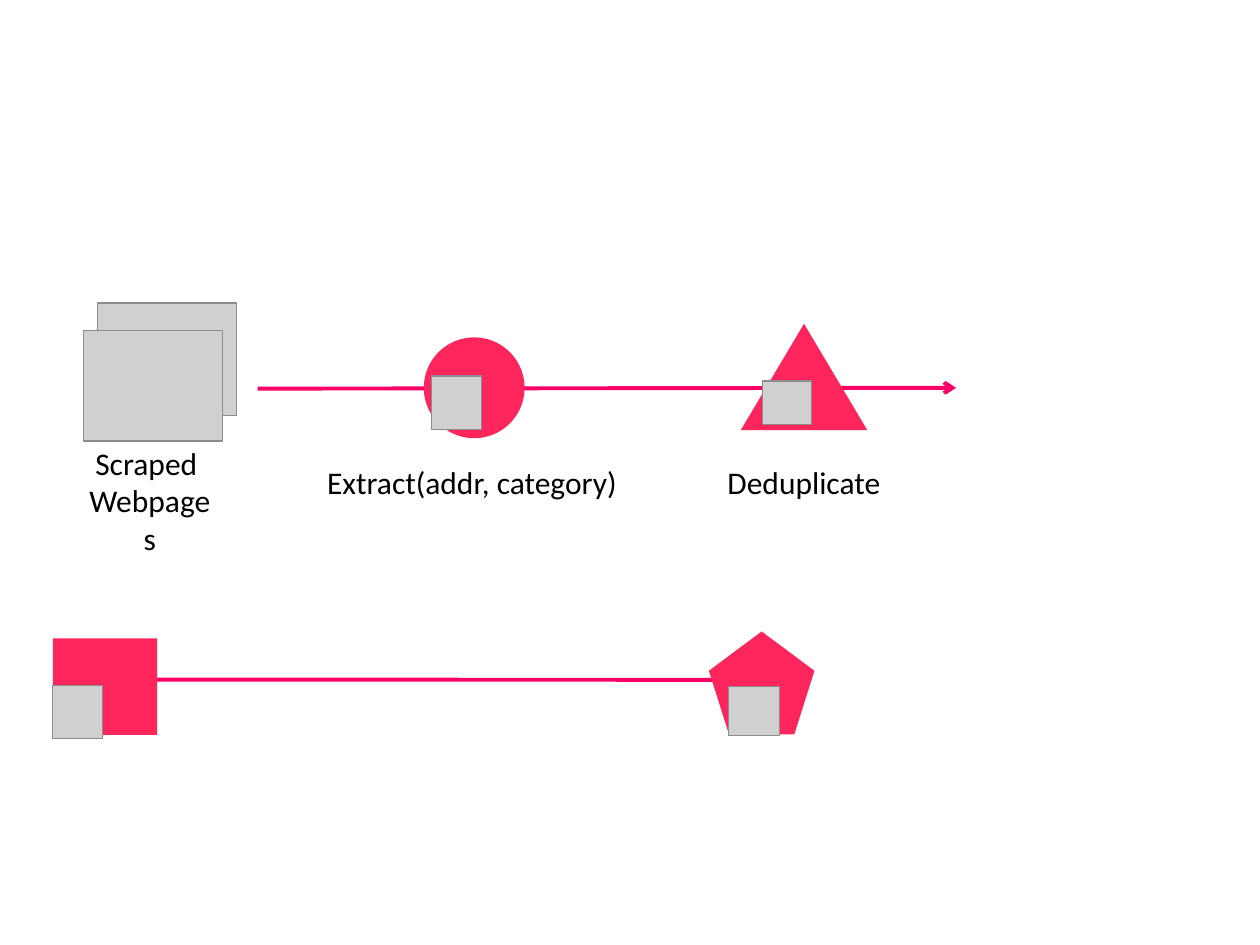
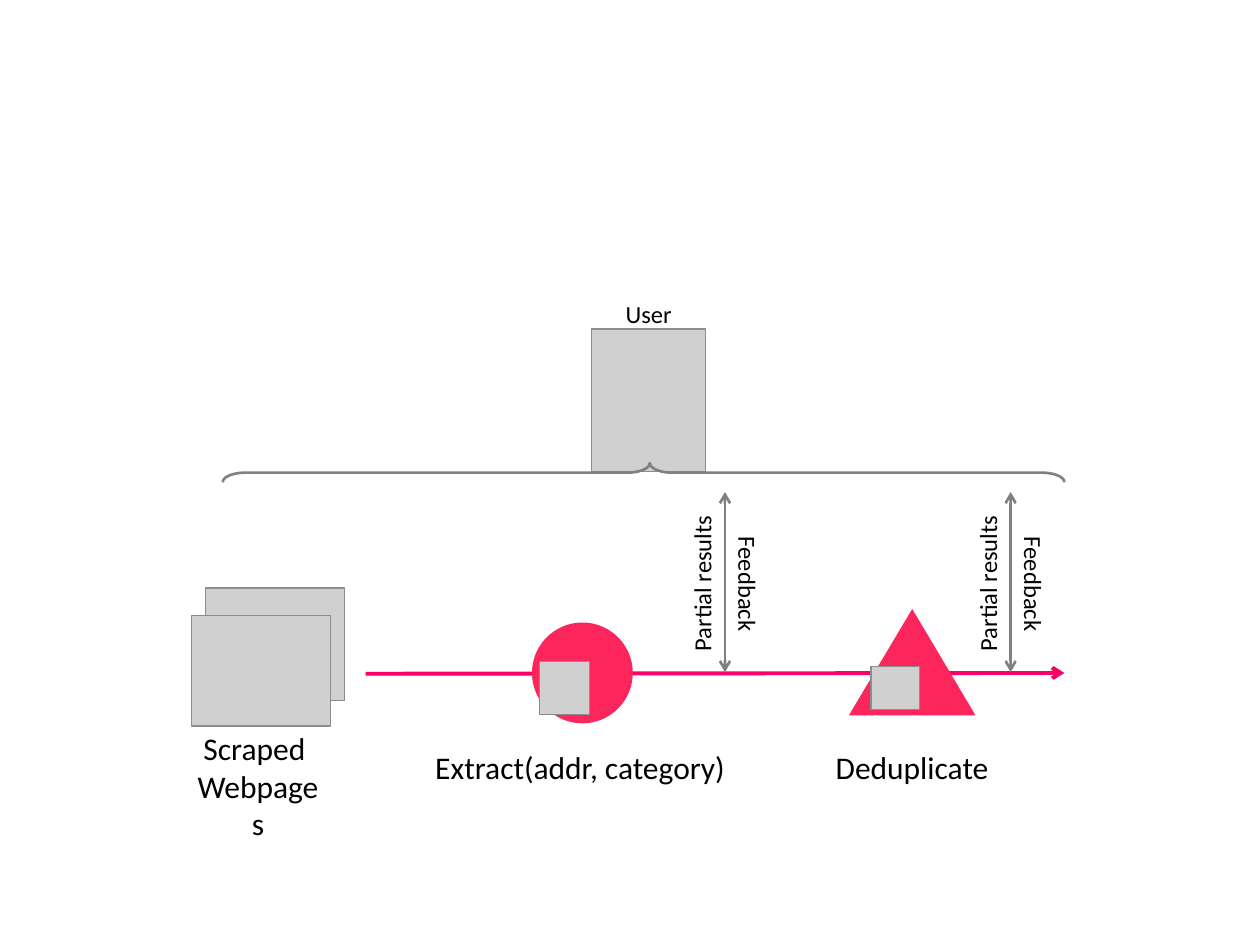
Before and after one commit to sjyk/vldb15-demo, a slide deck: slide 3 of figs/figs.pptx. Drawn at 1260x945 pixels with LibreOffice and Linux fonts; fonts in the diff are those of the drawing; grey boxes stand for pictures. Boxes give left, top, right and bottom in pixels: in the first picture for what was removed or moved away, otherwise in the second. Text is boxed around its words. In the diff, an @@ line names an element or a change of style, - is before the commit and + after.

Commit message:
added user to p1 example

```diff
--- a/figs/figs.pptx
+++ b/figs/figs.pptx
@@ picture added at (591, 329, 704, 471) @@
@@ text added at (626, 307, 672, 329), 14 pt, text #000000 @@
+User
@@ left brace added at (222, 463, 1064, 482), outline #808080 1.5 pt @@
@@ double arrow added from (724, 672) to (724, 493), #808080 1.5 pt @@
@@ double arrow added from (1011, 672) to (1011, 493), #808080 1.5 pt @@
@@ text added at (688, 522, 718, 650), 14 pt, text #000000 @@
+Partial results
@@ text added at (974, 522, 1004, 650), 14 pt, text #000000 @@
+Partial results
@@ text added at (732, 546, 762, 628), 14 pt, text #000000 @@
+Feedback
@@ text added at (1018, 546, 1048, 628), 14 pt, text #000000 @@
+Feedback
@@ rectangle removed at (53, 639, 158, 736) @@
@@ pentagon removed at (709, 631, 815, 735) @@
@@ picture removed at (53, 685, 103, 738) @@
@@ arrow removed from (158, 679) to (753, 680) @@
@@ 4 pictures, 2 texts, 1 triangle, 1 ellipse, 1 arrow: place and size @@
-4 pictures, 2 texts, 1 triangle, 1 ellipse, 1 arrow at (83, 302, 956, 500)
+4 pictures, 2 texts, 1 triangle, 1 ellipse, 1 arrow at (192, 588, 1065, 785)
@@ picture removed at (728, 687, 780, 736) @@
@@ text "Deduplicate": place and size @@
-text "Deduplicate" at (727, 472, 880, 499)
+text "Deduplicate" at (836, 757, 989, 784)
```
Also in this commit, not shown: 1 other file.
